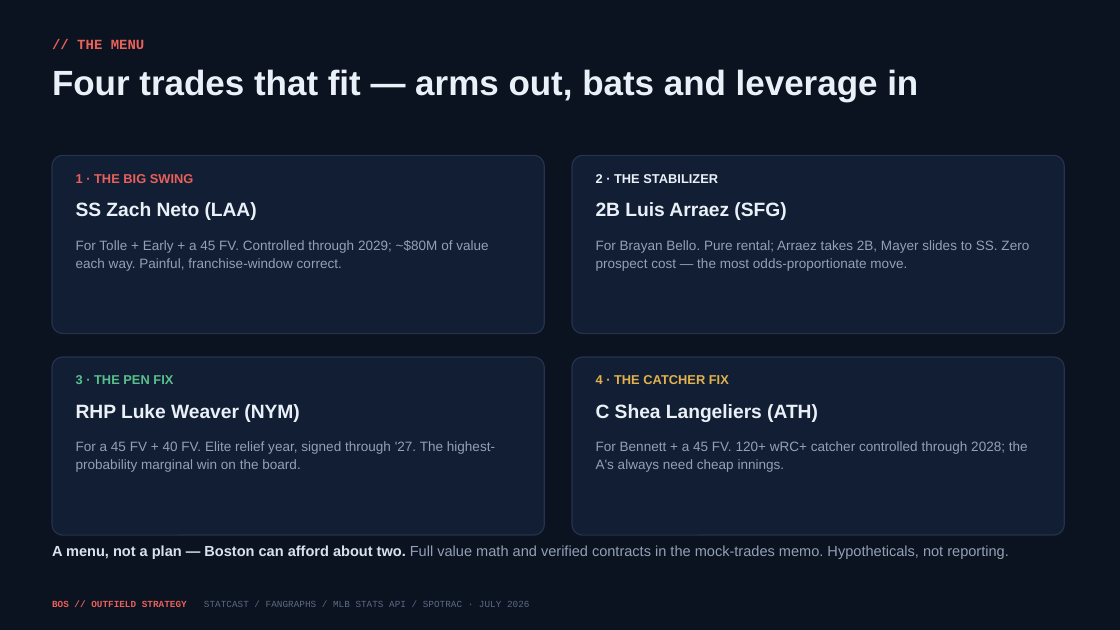
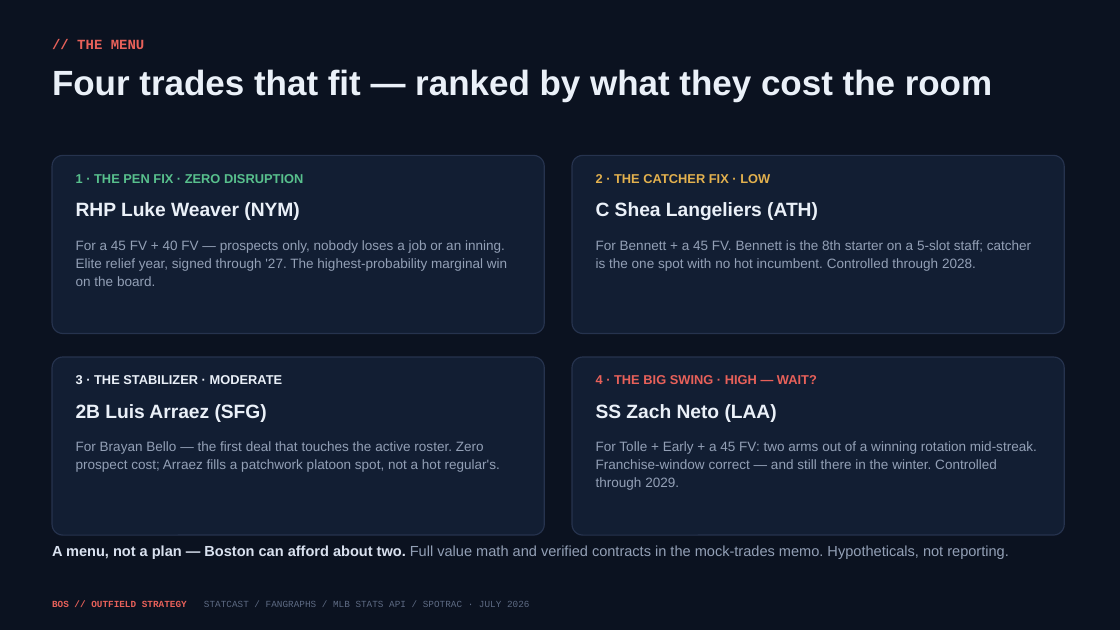
Before and after one commit to justinloo12/jarren-duran-outlier-analysis, a slide deck: slide 11 of outputs/Red_Sox_Outfield_Strategy.pptx. Drawn at 1120x630 pixels with LibreOffice and Linux fonts; fonts in the diff are those of the drawing. Boxes give left, top, right and bottom in pixels: in the first picture for what was removed or moved away, otherwise in the second. Text is boxed around its words. In the diff, an @@ line names an element or a change of style, - is before the commit and + after.

```diff
--- a/outputs/Red_Sox_Outfield_Strategy.pptx
+++ b/outputs/Red_Sox_Outfield_Strategy.pptx
@@ text at [52,69,992,102]: text changed @@
-Four trades that fit — arms out, bats and leverage in
+Four trades that fit — ranked by what they cost the room
@@ text at [76,174,303,183]: text changed; text colour #E8615A to #58C08D @@
-1 · THE BIG SWING
+1 · THE PEN FIX · ZERO DISRUPTION
@@ text at [596,174,770,183]: text changed; text colour #EAF0F8 to #E3B14E @@
-2 · THE STABILIZER
+2 · THE CATCHER FIX · LOW
@@ text at [76,202,299,220]: text changed @@
-SS Zach Neto (LAA)
+RHP Luke Weaver (NYM)
@@ text at [596,202,818,220]: text changed @@
-2B Luis Arraez (SFG)
+C Shea Langeliers (ATH)
@@ text at [76,240,507,286]: text changed @@
-For Tolle + Early + a 45 FV. Controlled through 2029; ~$80M of value each way. Painful, franchise-window correct.
+For a 45 FV + 40 FV — prospects only, nobody loses a job or an inning. Elite relief year, signed through '27. The highest-probability marginal win on the board.
@@ text at [596,240,1031,271]: text changed @@
-For Brayan Bello. Pure rental; Arraez takes 2B, Mayer slides to SS. Zero prospect cost — the most odds-proportionate move.
+For Bennett + a 45 FV. Bennett is the 8th starter on a 5-slot staff; catcher is the one spot with no hot incumbent. Controlled through 2028.
@@ text at [76,375,283,384]: text changed; text colour #58C08D to #EAF0F8 @@
-3 · THE PEN FIX
+3 · THE STABILIZER · MODERATE
@@ text at [596,375,817,384]: text changed; text colour #E3B14E to #E8615A @@
-4 · THE CATCHER FIX
+4 · THE BIG SWING · HIGH — WAIT?
@@ text at [76,404,267,422]: text changed @@
-RHP Luke Weaver (NYM)
+2B Luis Arraez (SFG)
@@ text at [596,404,777,422]: text changed @@
-C Shea Langeliers (ATH)
+SS Zach Neto (LAA)
@@ text at [76,441,500,472]: text changed @@
-For a 45 FV + 40 FV. Elite relief year, signed through '27. The highest-probability marginal win on the board.
+For Brayan Bello — the first deal that touches the active roster. Zero prospect cost; Arraez fills a patchwork platoon spot, not a hot regular's.
@@ text at [596,441,1037,490]: text changed @@
-For Bennett + a 45 FV. 120+ wRC+ catcher controlled through 2028; the A's always need cheap innings.
+For Tolle + Early + a 45 FV: two arms out of a winning rotation mid-streak. Franchise-window correct — and still there in the winter. Controlled through 2029.
```
Also in this commit, not shown: 1 other slide changed, 5 other files.
